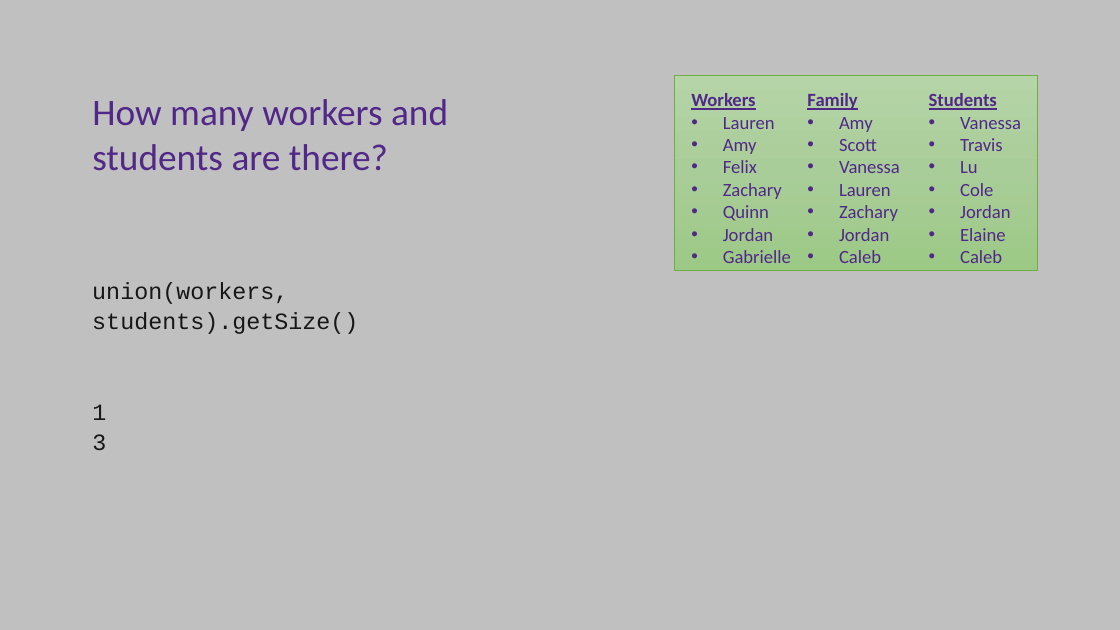
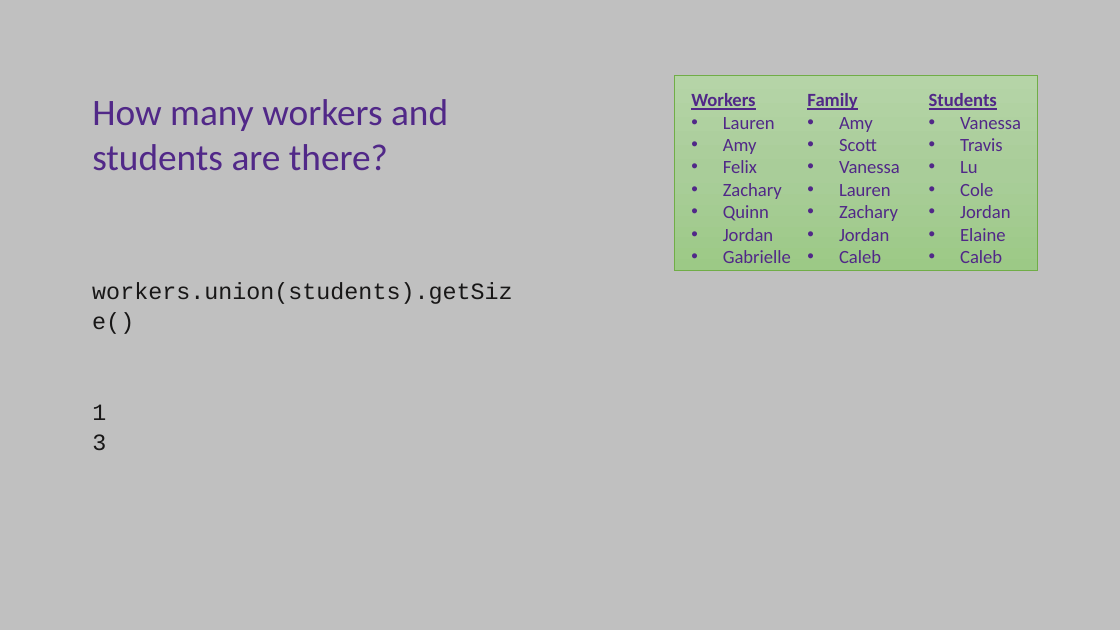
Before and after one commit to ksu-cs-cc/ksu-cs-cc.github.io, a slide deck: slide 6 of content/3-cc310/10-sets/03-using-sets-slides.pptx. Drawn at 1120x630 pixels with LibreOffice and Linux fonts; fonts in the diff are those of the drawing. Boxes give left, top, right and bottom in pixels: in the first picture for what was removed or moved away, otherwise in the second. Text is boxed around its words. In the diff, an @@ line names an element or a change of style, - is before the commit and + after.

```diff
--- a/content/3-cc310/10-sets/03-using-sets-slides.pptx
+++ b/content/3-cc310/10-sets/03-using-sets-slides.pptx
@@ text at [92,282,512,304]: text changed @@
-union(workers, students).getSize()
+workers.union(students).getSize()
```
Also in this commit, not shown: 3 other slides changed, 2 other files.
